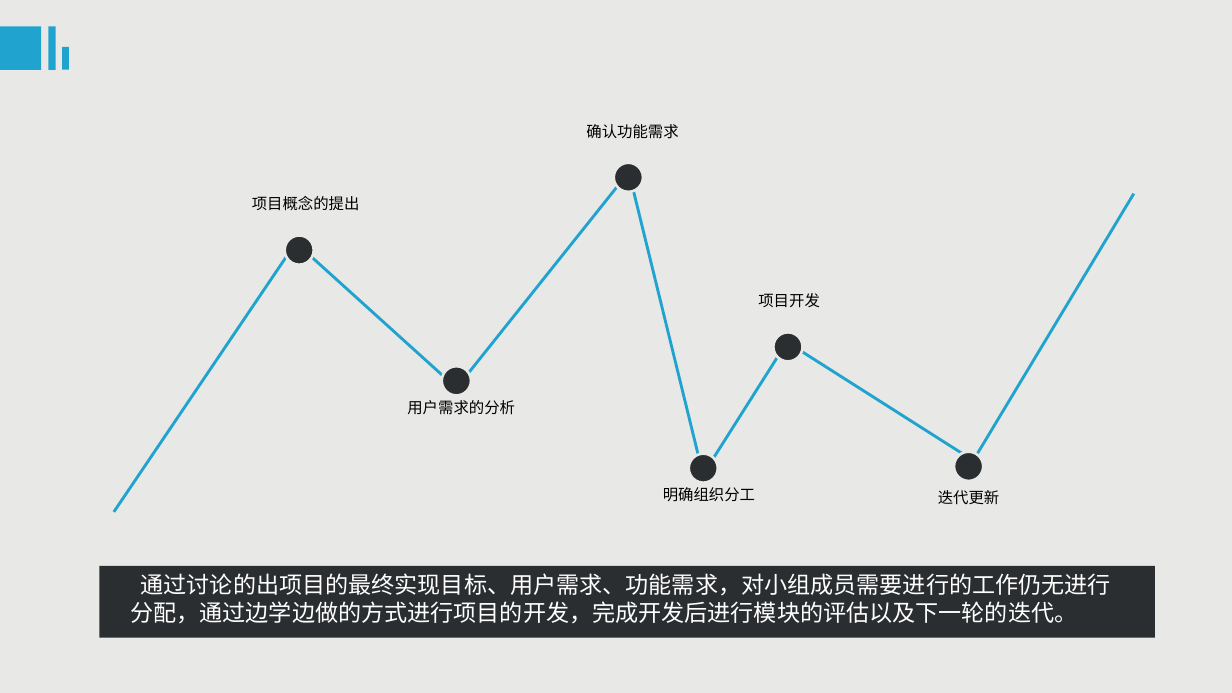
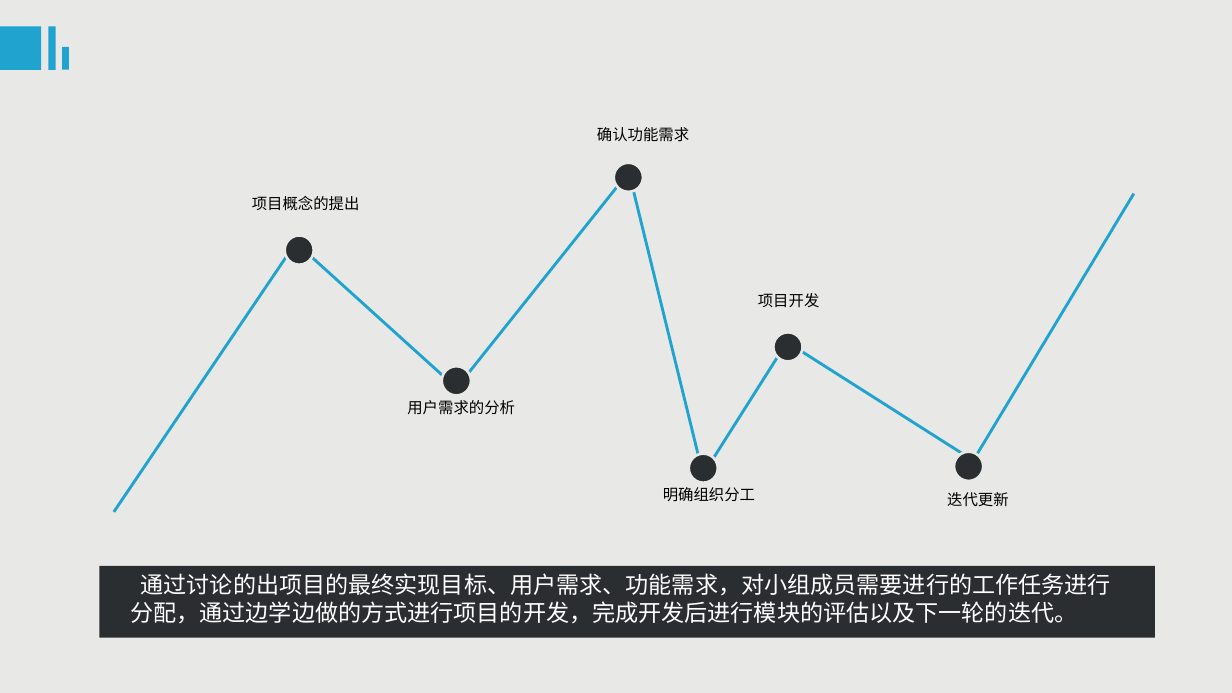
Before and after one commit to ArrayL/---, a slide deck: slide 3 of 第8组答辩2.pptx. Drawn at 1232x693 pixels with LibreOffice and Linux fonts; fonts in the diff are those of the drawing. Boxes give left, top, right and bottom in pixels: in the first picture for what was removed or moved away, otherwise in the second. Text is boxed around its words. In the diff, an @@ line names an element or a change of style, - is before the commit and + after.

```diff
--- a/第8组答辩2.pptx
+++ b/第8组答辩2.pptx
@@ text "确认功能需求": place and size @@
-text "确认功能需求" at [586, 124, 678, 139]
+text "确认功能需求" at [597, 127, 689, 142]
@@ text "迭代更新": place and size @@
-text "迭代更新" at [938, 490, 1000, 505]
+text "迭代更新" at [947, 492, 1009, 506]
@@ text at [130, 573, 1111, 623]: text changed @@
-通过讨论的出项目的最终实现目标、用户需求、功能需求，对小组成员需要进行的工作仍无进行分配，通过边学边做的方式进行项目的开发，完成开发后进行模块的评估以及下一轮的迭代。
+通过讨论的出项目的最终实现目标、用户需求、功能需求，对小组成员需要进行的工作任务进行分配，通过边学边做的方式进行项目的开发，完成开发后进行模块的评估以及下一轮的迭代。
```
Also in this commit, not shown: 2 other slides changed, 1 other file.
